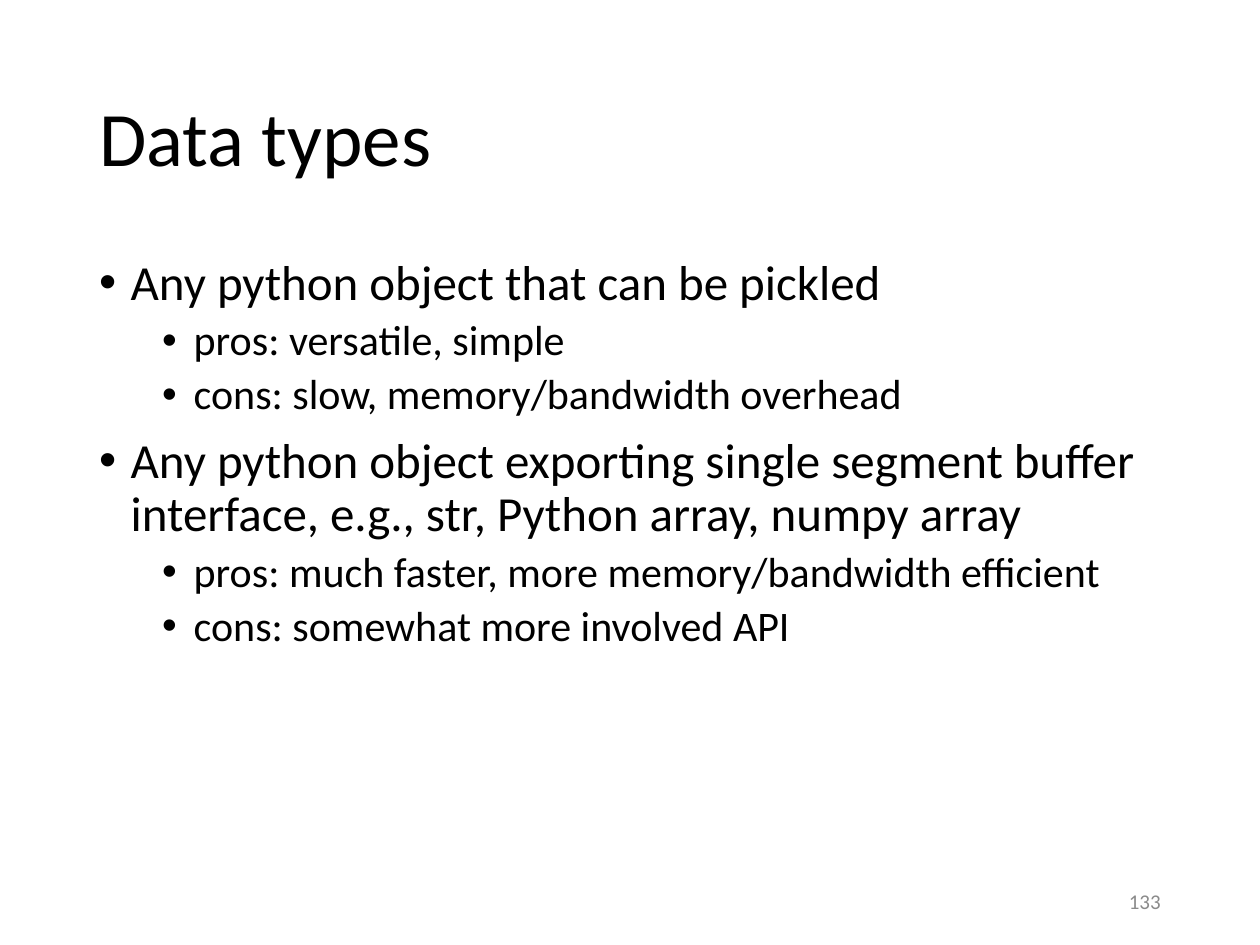
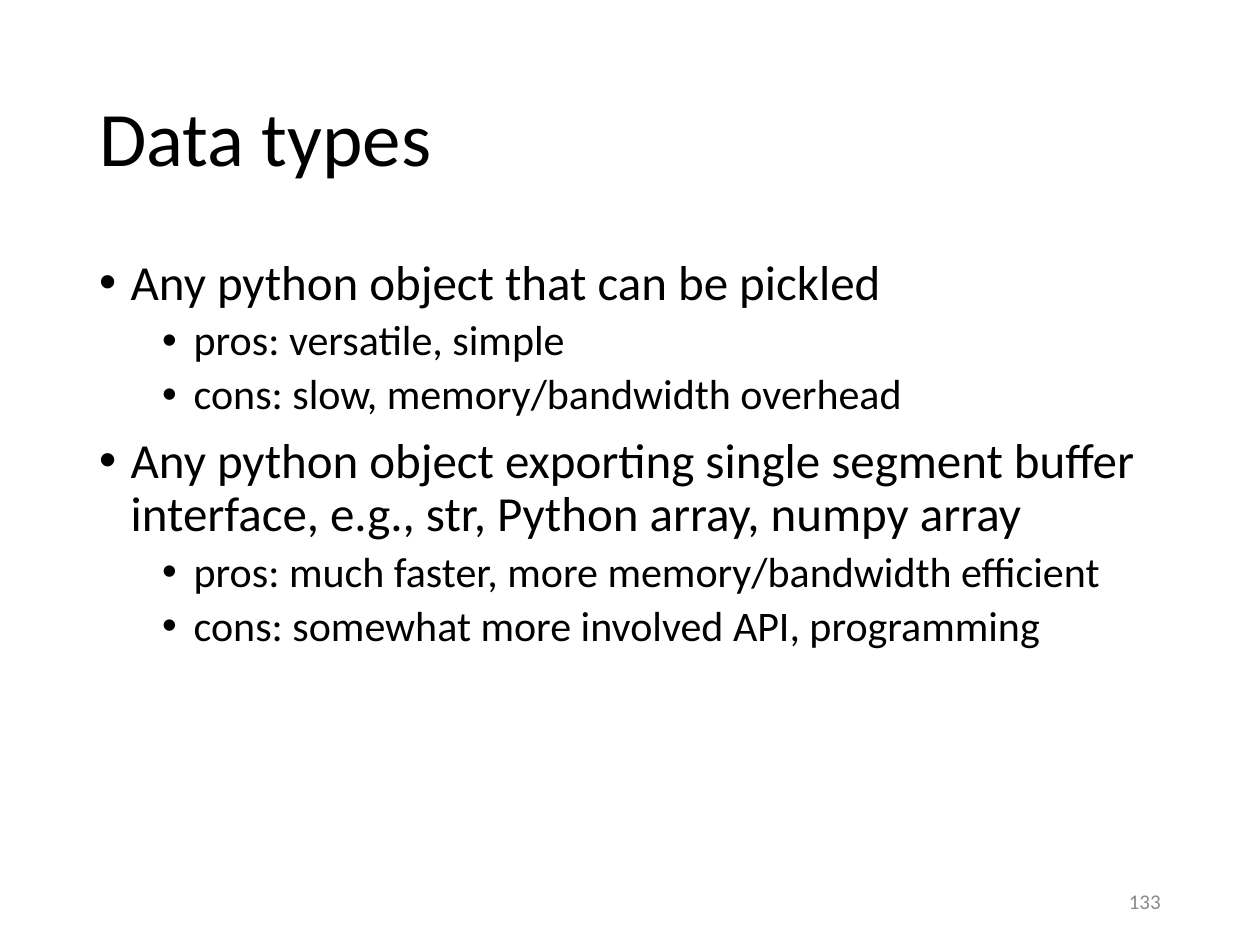
Before and after one commit to gjbex/training-material, a slide deck: slide 133 of Python/python_hpc.pptx. Drawn at 1260x945 pixels with LibreOffice and Linux fonts; fonts in the diff are those of the drawing. Boxes give left, top, right and bottom in pixels: in the first picture for what was removed or moved away, otherwise in the second. Text is boxed around its words. In the diff, an @@ line names an element or a change of style, - is before the commit and + after.

```diff
--- a/Python/python_hpc.pptx
+++ b/Python/python_hpc.pptx
@@ text at [194,611,1039,649]: text changed @@
-  • cons: somewhat more involved API
+  • cons: somewhat more involved API, programming
```
Also in this commit, not shown: 20 other slides changed.
